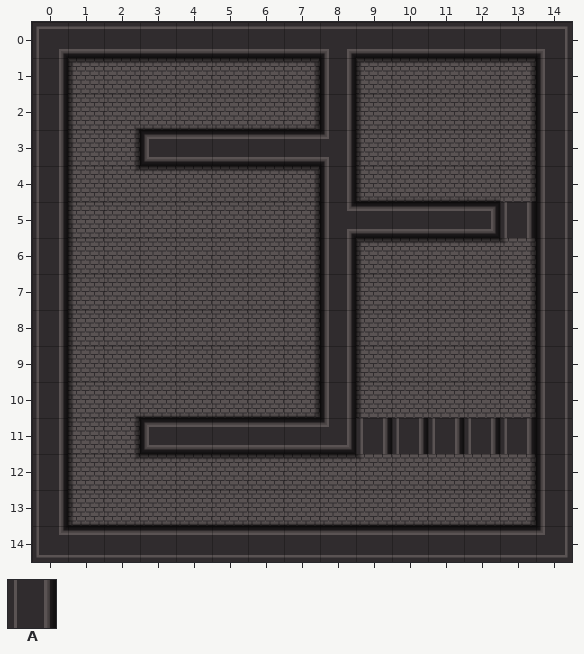
Tiled map, stored at levels/main.tmx. This is how it looked before the edit.
Cells are 64x64 px. Shown: x 0..14, y 0..14.
Key: from "basement_new": A 44.
_ is an empty cell.
Layers that did not change in this view are not listed.
Layer "door2" before, first column x 0:
 0 _______________
 1 _______________
 2 _______________
 3 _______________
 4 _______________
 5 _____________A_
 6 _______________
 7 _______________
 8 _______________
 9 _______________
10 _______________
11 _________AAAAA_
12 _______________
13 _______________
14 _______________
After:
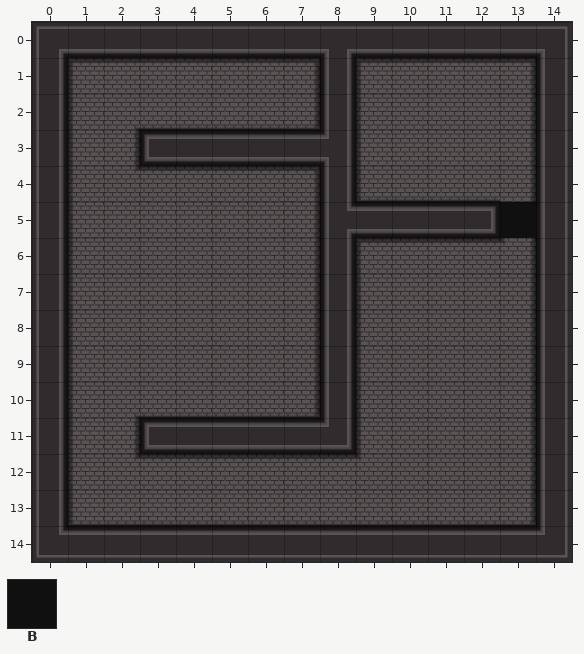
Further tiles: from "basement_new": B 45.
Diff:
Layer "door1":
There is now tile B in row 5 at x 13.
Layer "door2" (now hidden):
Tile A is gone in row 5 at x 13; in row 11 at x 9 to 13.
Changed places in both pictures, as pixel boxes (x1, y1, x2, y2):
changed: (500, 202, 533, 238)
removed: (356, 418, 536, 454)
